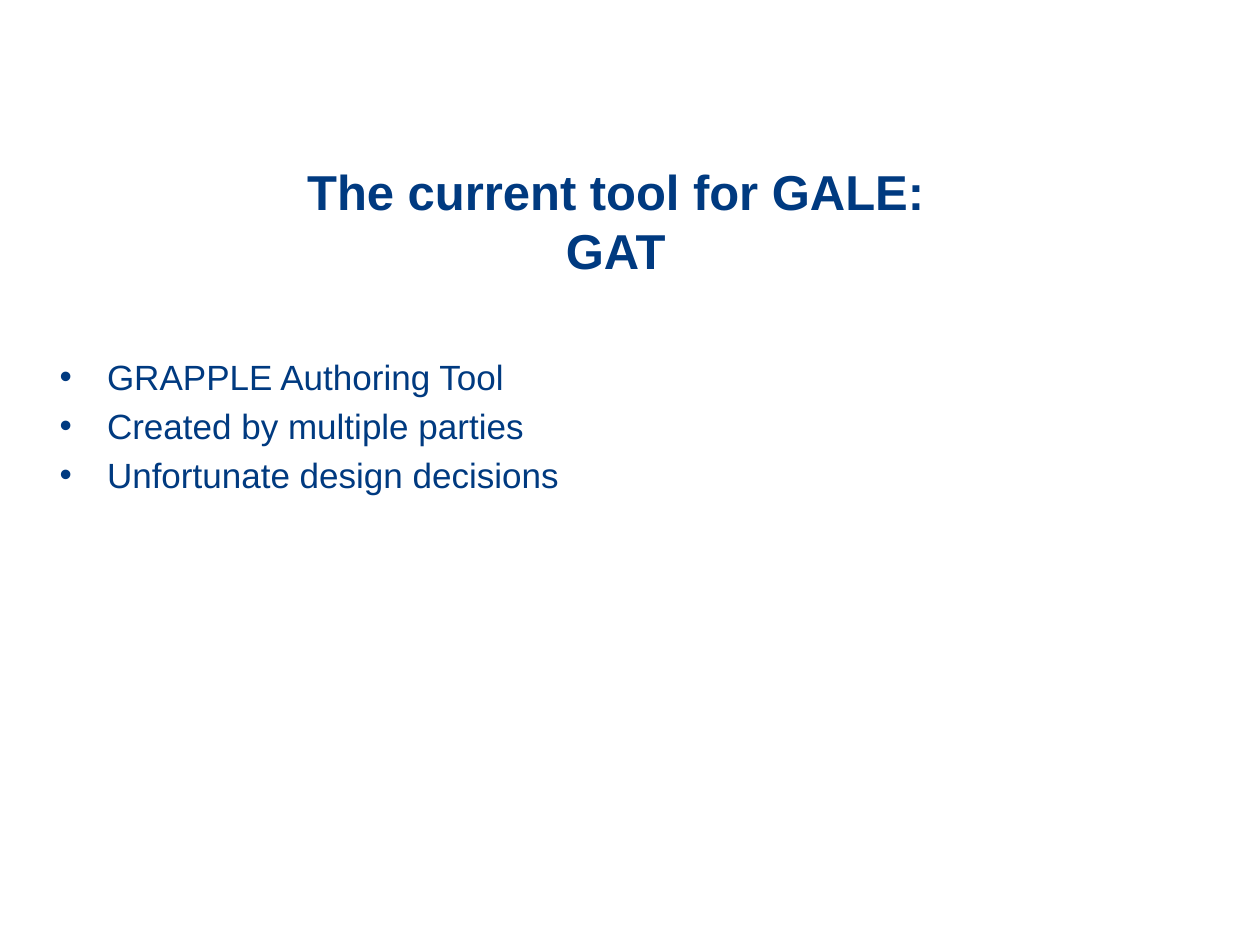
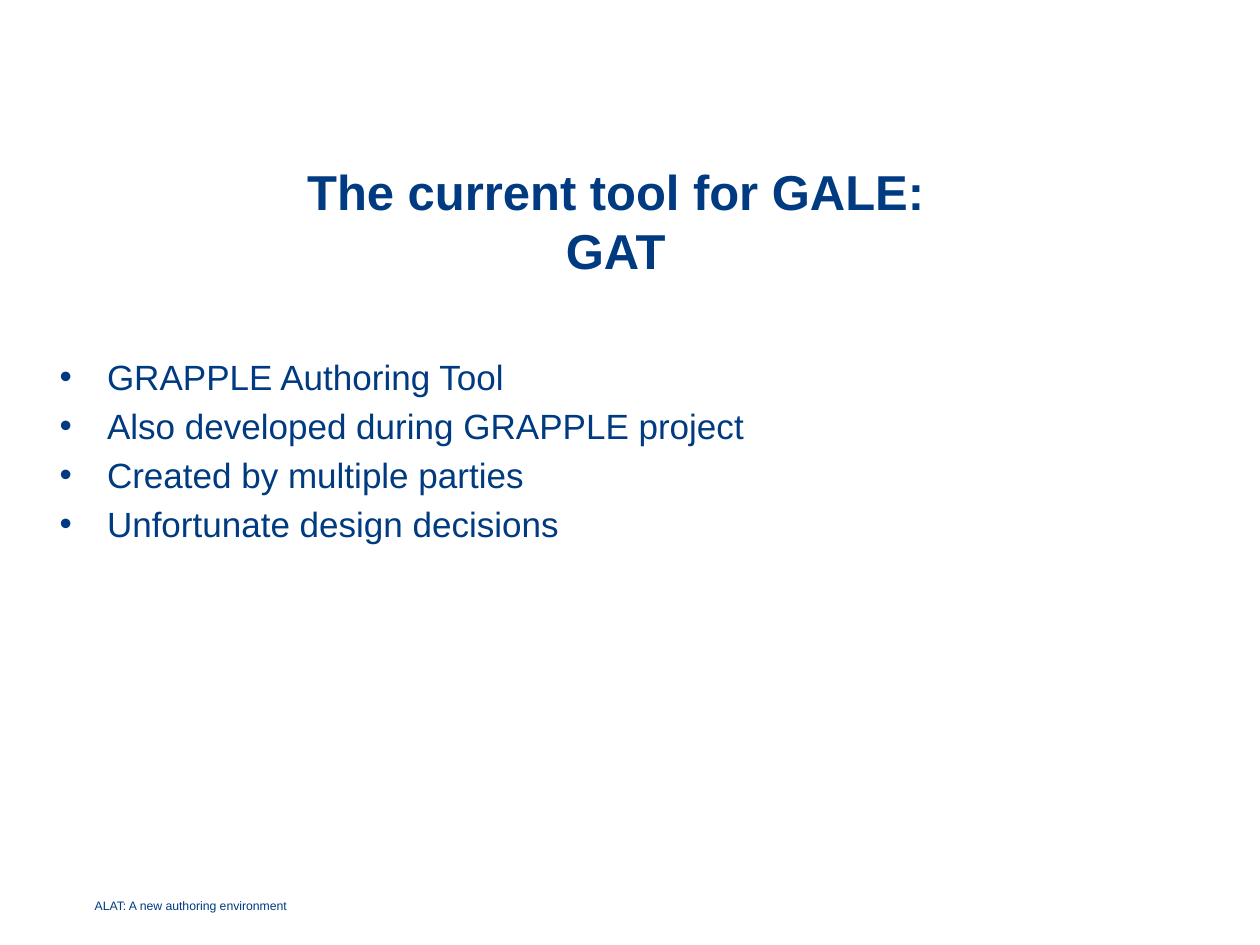
Before and after one commit to wottah/Thesis, a slide deck: slide 11 of Documents/School/Thesis docs/ALAT.pptx (slide 10 before the commit). Drawn at 1260x945 pixels with LibreOffice and Linux fonts; fonts in the diff are those of the drawing; background and template pictures are left out. Boxes give left, top, right and bottom in pixels: in the first picture for what was removed or moved away, otherwise in the second. Text is boxed around its words. In the diff, an @@ line names an element or a change of style, - is before the commit and + after.

```diff
--- a/Documents/School/Thesis docs/ALAT.pptx
+++ b/Documents/School/Thesis docs/ALAT.pptx
@@ text at box(107, 413, 744, 446): paragraph added @@
+• Also developed during GRAPPLE project
@@ subtitle added at box(95, 901, 287, 913), 7 pt, text #003A80 @@
+ALAT: A new authoring environment
```
Also in this commit, not shown: 20 other slides changed, 6 slides added, 3 slides removed.
